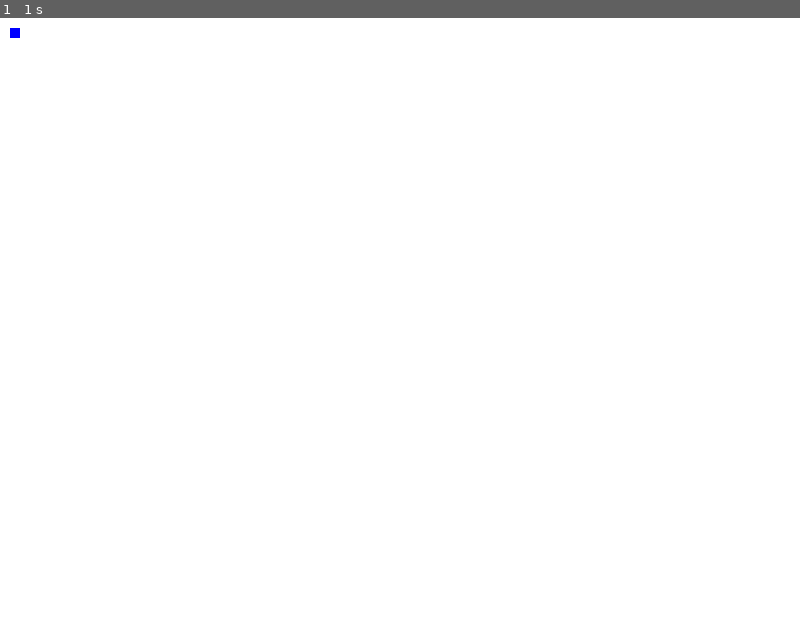
Above: before the commit, frame 1.
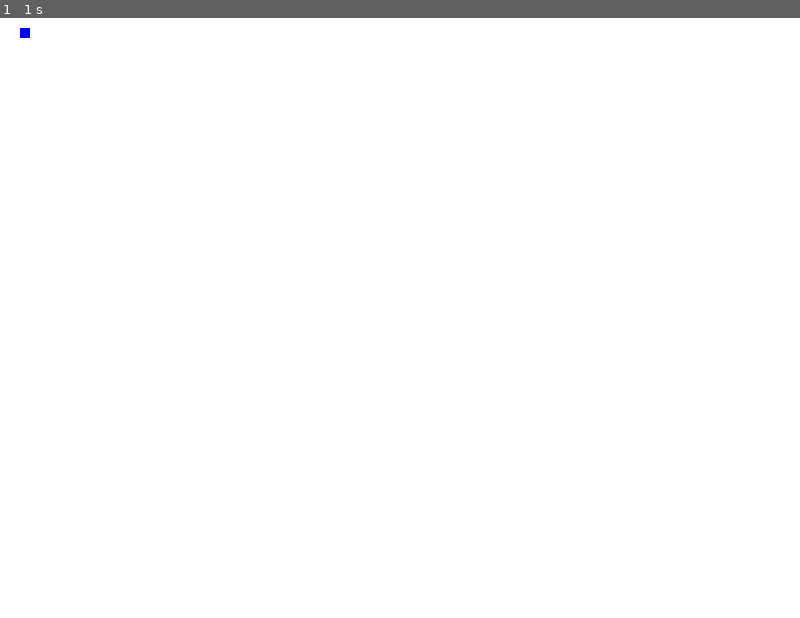
Above: after the commit, the same moment.

Repository: johannesbenjohannes/BlueSquer
Game: pygame game, started from main.py
Same seed, same stepped clock (60 frames per second), same inputs: the game is played once before the commit and once after it.
Inputs:
- Up to frame 1 (1 s): hold Right 0.33-0.8 s; hold Right from 0.83 s (still down)

The runs differ from the first frame. In frame 1, less than 0.1% of the frame differs, in the area x 1-4%, y 1-4%.

Commit message:
added some basic movement.
JETTTE TOI DANS LE CANAL

Diff:
--- a/main.py
+++ b/main.py
@@ -16,6 +16,7 @@
 
     LARGEUR = 800
     HAUTEUR = 600
+    rect_x = 10
     fenetre = pygame.display.set_mode((LARGEUR, HAUTEUR))
     pygame.display.set_caption("Premier projet pygame")
     fenetre.fill(WHITE)   # Fond blanc (RGB)
@@ -29,11 +30,17 @@
             if event.type == pygame.QUIT:
                 pygame.quit()
                 sys.exit()
+            touches = pygame.key.get_pressed()
+            if touches[pygame.K_LEFT]:
+                rect_x -= 5
+            if touches[pygame.K_RIGHT]:
+                rect_x += 5
 
 
         # --- Mise a jour de l'affichage ---
-        pygame.draw.rect( fenetre, BLUE ,(10, 10, 10, 10))
-        pygame.display.flip()           # Rafraichissement de l'ecran
+        fenetre.fill(WHITE)
+        pygame.draw.rect( fenetre, BLUE ,(rect_x, 10, 10, 10))
+        pygame.display.update()           # Rafraichissement de l'ecran
         clock.tick(60)                # Limite a 60 images par seconde
 
 
